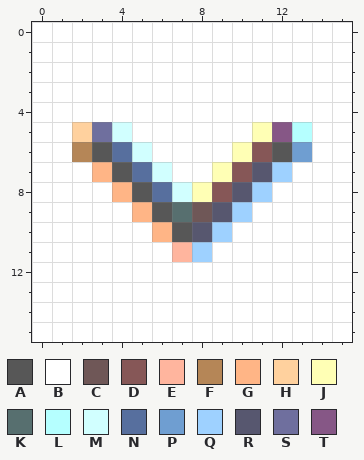
File history of a pixel-art sprite, images/select-arrow.png. Above, as it was before the edit.
The file is 16x16 pixels.
Palette (. is transparent): A #575757  B #ffffff  C #6f5757  D #865757  E #ffb59e  F #b58657  G #ffb586  H #ffd19e  J #ffffb5  K #576f6f  L #b5ffff  M #d1ffff  N #576f9e  P #6f9ed1  Q #9ed1ff  R #57576f  S #6f6f9e  T #865786
Pixels before, first column x 0:
 0 BBBBBBBBBBBBBBBB
 1 BBBBBBBBBBBBBBBB
 2 BBBBBBBBBBBBBBBB
 3 BBBBBBBBBBBBBBBB
 4 BBBBBBBBBBBBBBBB
 5 BBHSMBBBBBBJTLBB
 6 BBFANMBBBBJDAPBB
 7 BBBGANMBBJDRQBBB
 8 BBBBGANMJDRQBBBB
 9 BBBBBGAKCRQBBBBB
10 BBBBBBGARQBBBBBB
11 BBBBBBBEQBBBBBBB
12 BBBBBBBBBBBBBBBB
13 BBBBBBBBBBBBBBBB
14 BBBBBBBBBBBBBBBB
15 BBBBBBBBBBBBBBBB
Once edited:
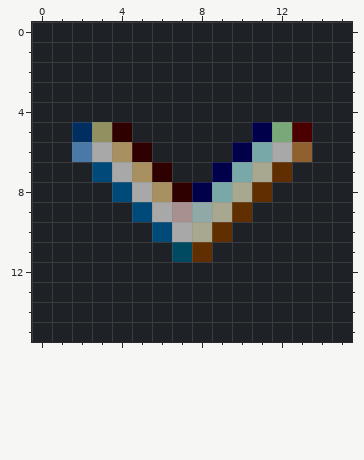
Diff:
colour A: #575757 -> #a8a8a8
colour B: #ffffff -> #1e2126
colour C: #6f5757 -> #90a8a8
colour D: #865757 -> #79a8a8
colour E: #ffb59e -> #004a61
colour F: #b58657 -> #4a79a8
colour G: #ffb586 -> #004a79
colour H: #ffd19e -> #002e61
colour J: #ffffb5 -> #00004a
colour K: #576f6f -> #a89090
colour L: #b5ffff -> #4a0000
colour M: #d1ffff -> #2e0000
colour N: #576f9e -> #a89061
colour P: #6f9ed1 -> #90612e
colour Q: #9ed1ff -> #612e00
colour R: #57576f -> #a8a890
colour S: #6f6f9e -> #909061
colour T: #865786 -> #79a879
